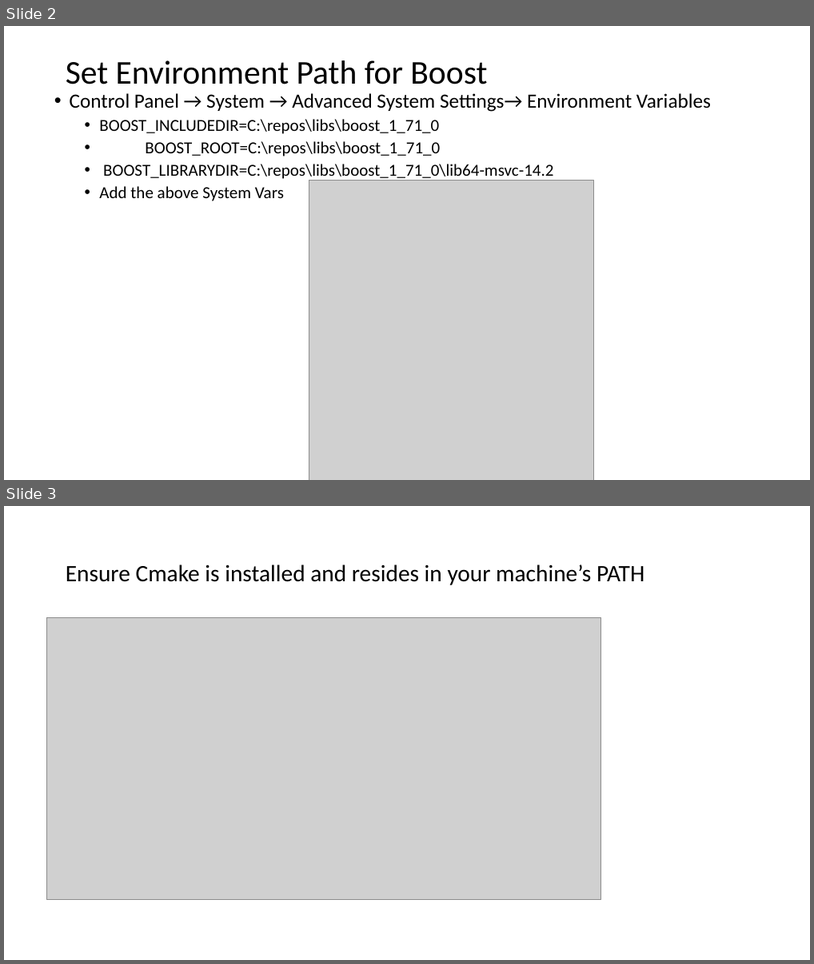
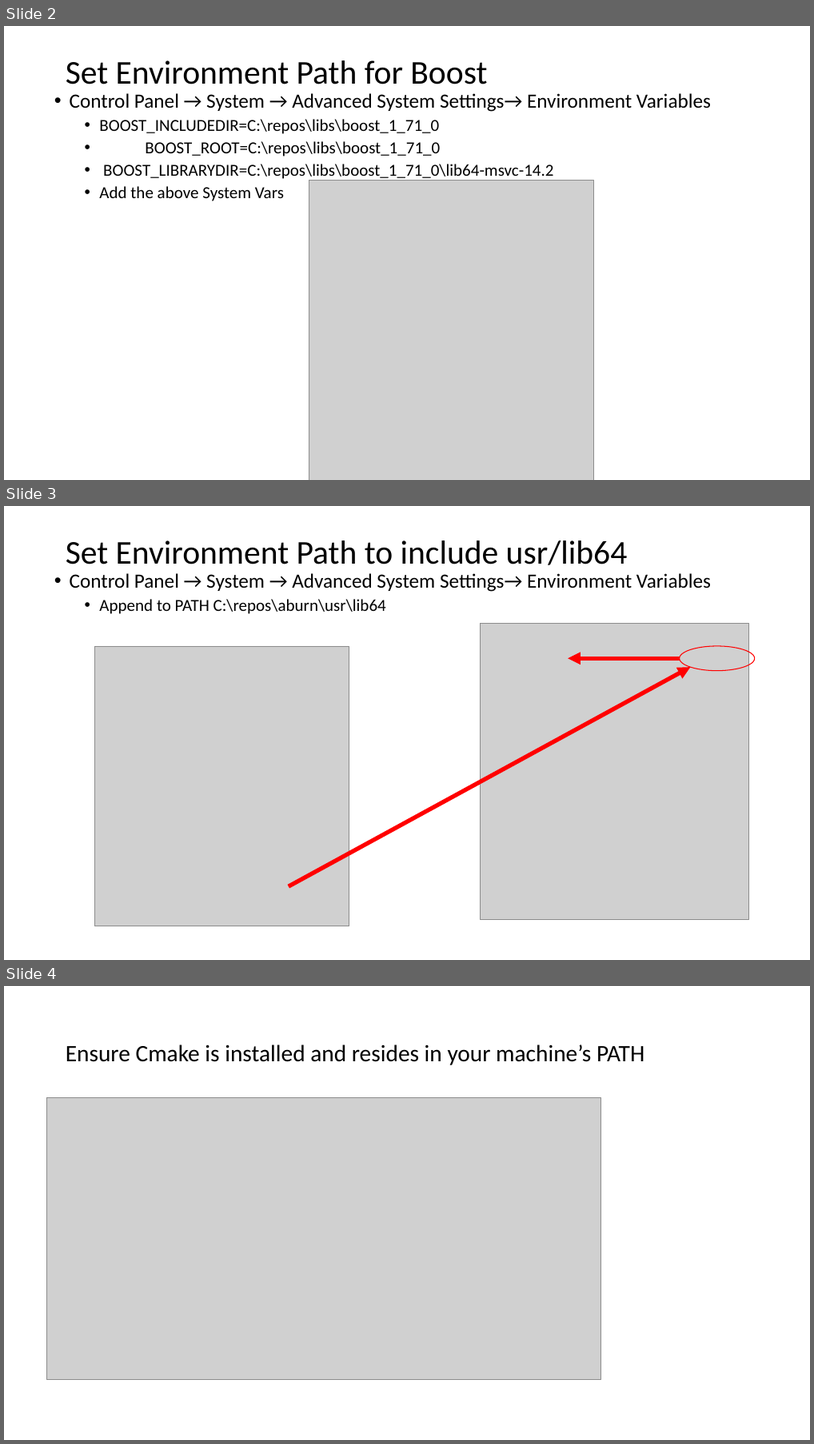
Before and after one commit to mdemore2/CSCE593, a slide deck: HW1/Setup AftrBurnerEngine.pptx. Shown one above the other, each under a label of ours: slides 2 and 3 before the commit, slides 2, 3 and 4 after it. The pictures are 814x964 and 814x1444 pixels, drawn with LibreOffice and Linux fonts; fonts in the diff are those of the drawing; grey boxes stand for pictures. Boxes give left, top, right and bottom in pixels: in the first picture for what was removed or moved away, otherwise in the second. Text is boxed around its words. In the diff, an @@ line names an element or a change of style, - is before the commit and + after.

Commit message:
o updated engine setup slides to include appending a path...

```diff
--- a/HW1/Setup AftrBurnerEngine.pptx
+++ b/HW1/Setup AftrBurnerEngine.pptx
@@ slide 3 added at bbox=[4, 506, 810, 960], background #FFFFFF @@
@@ title added at bbox=[66, 540, 628, 565], 39.6 pt, text #000000 @@
+Set Environment Path to include usr/lib64
@@ text added at bbox=[70, 573, 711, 614], 24 pt, text #000000 @@
+• Control Panel → System → Advanced System Settings→ Environment Variables
+  • Append to PATH C:\repos\aburn\usr\lib64
@@ picture added at bbox=[481, 624, 750, 919] @@
@@ picture added at bbox=[94, 646, 350, 926] @@
@@ ellipse added at bbox=[680, 646, 754, 671], outline #FF0000 1 pt @@
@@ arrow added from (289, 886) to (691, 667), #FF0000 5 pt @@
@@ arrow added from (680, 659) to (569, 659), #FF0000 5 pt @@
@@ what was slide 3 is now slide 4 @@
```
Also in this commit, not shown: 1 slide changed, 1 other file.
